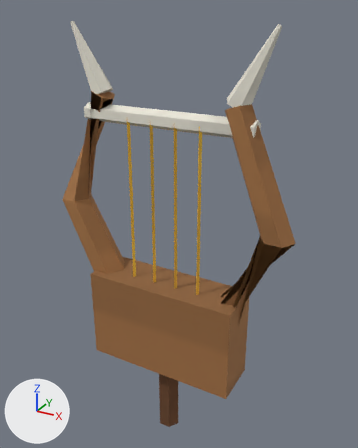
The glTF model assets/models/production/SM_Prop_DriftwoodLyre_HQ.glb: old version first, new version second.
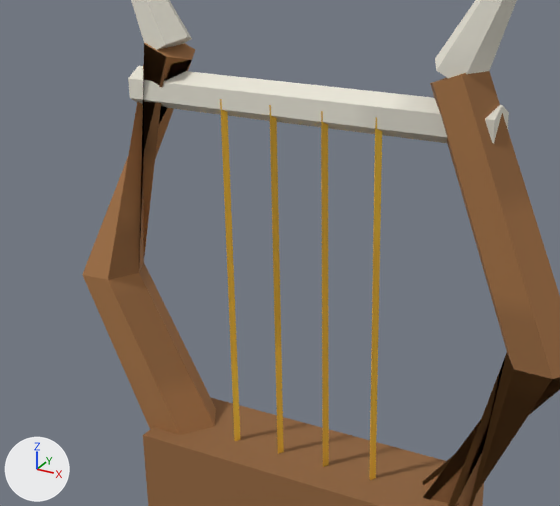
Each version appears first whole from a 50 mm camera at (0.363, -0.621, 0.721) aimed at (0.007, 0.027, 0.397), and next in a close-up on the part from 7% to 80% of the width and 16% to 69% of the height. Every picture has the same lights, and +X, +Y and +Z are marked at lower left. The older version's two pictures come first. Vertices at exactly the same position are counted once.

In view in the first close-up: 'SM_Prop_DriftwoodLyre_HQ'.
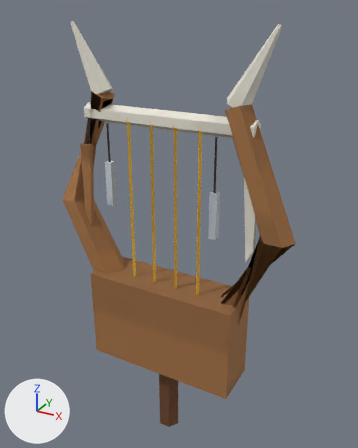
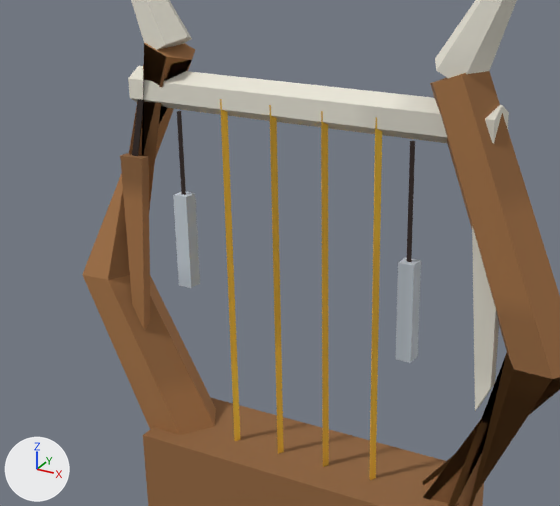
Scene script edits in JSON lines:
```json
{"block": "me_sm_prop_driftwoodlyre_hq_mesh", "where": "# used by ob_sm_prop_driftwoodlyre_hq; location = (0.0, 0.0, 0.0)"}
{"op": "remove", "block": "me_sm_prop_driftwoodlyre_hq_mesh", "code": "me_sm_prop_driftwoodlyre_hq_mesh.from_pydata(...)  # 116 vertices, 188 faces; spans x -0.206..0.206, y -0.04..0.04, z 0.0..0.701"}
{"op": "add", "block": "me_sm_prop_driftwoodlyre_hq_mesh", "code": "me_sm_prop_driftwoodlyre_hq_mesh.from_pydata(...)  # 172 vertices, 268 faces; spans x -0.206..0.206, y -0.04..0.04, z 0.0..0.701"}
{"block": "me_sm_prop_driftwoodlyre_hq_mesh", "change": "me_sm_prop_driftwoodlyre_hq_mesh part 1: the loose piece of 6 vertices spanning x -0.063..-0.057, y -0.013..-0.008, z 0.3..0.57 is copied, and the copy is scaled about its middle by (0.667, -0.667, -0.222), then moved by (-0.03, -0.009, 0.095); it spans x -0.092..-0.088, y -0.021..-0.018, z 0.5..0.56"}
{"block": "me_sm_prop_driftwoodlyre_hq_mesh", "change": "me_sm_prop_driftwoodlyre_hq_mesh part 2: a new loose piece, a box spanning x -0.096..-0.084, y -0.026..-0.014, z 0.43..0.5, in mat_m_palette_hq"}
{"block": "me_sm_prop_driftwoodlyre_hq_mesh", "change": "me_sm_prop_driftwoodlyre_hq_mesh part 3: the loose piece of 6 vertices spanning x 0.057..0.063, y -0.013..-0.008, z 0.3..0.57 is copied, and the copy is scaled about its middle by (0.667, -0.667, -0.296), then moved by (0.03, -0.009, 0.085); it spans x 0.088..0.092, y -0.021..-0.018, z 0.48..0.56"}
{"block": "me_sm_prop_driftwoodlyre_hq_mesh", "change": "me_sm_prop_driftwoodlyre_hq_mesh part 4: a new loose piece, a box spanning x 0.084..0.096, y -0.026..-0.014, z 0.41..0.48, in mat_m_palette_hq"}
{"block": "me_sm_prop_driftwoodlyre_hq_mesh", "change": "me_sm_prop_driftwoodlyre_hq_mesh part 5"}
{"block": "me_sm_prop_driftwoodlyre_hq_mesh", "change": "20 vertices are added at x -0.15..0.15, y -0.016..-0.007, z 0.38..0.566"}
{"block": "me_sm_prop_driftwoodlyre_hq_mesh", "change": "8 new vertices lie (0.0, 0.008, 0.0) away from vertices in x -0.15..0.15, y -0.016, z 0.38..0.52"}
{"block": "me_sm_prop_driftwoodlyre_hq_mesh", "change": "40 new faces join them"}
```

Boxes [x1, y1, x2, y2] around the edits, measured in the close-ups (560 x 506 px):
```json
{"part": 1, "of": "me_sm_prop_driftwoodlyre_hq_mesh", "change": "added", "after": [177, 111, 186, 195]}
{"part": 2, "of": "me_sm_prop_driftwoodlyre_hq_mesh", "change": "added", "after": [173, 192, 200, 288]}
{"part": 3, "of": "me_sm_prop_driftwoodlyre_hq_mesh", "change": "added", "after": [407, 141, 415, 262]}
{"part": 4, "of": "me_sm_prop_driftwoodlyre_hq_mesh", "change": "added", "after": [396, 257, 421, 363]}
{"part": 5, "of": "me_sm_prop_driftwoodlyre_hq_mesh", "change": "added", "after": [120, 99, 499, 411]}
```
